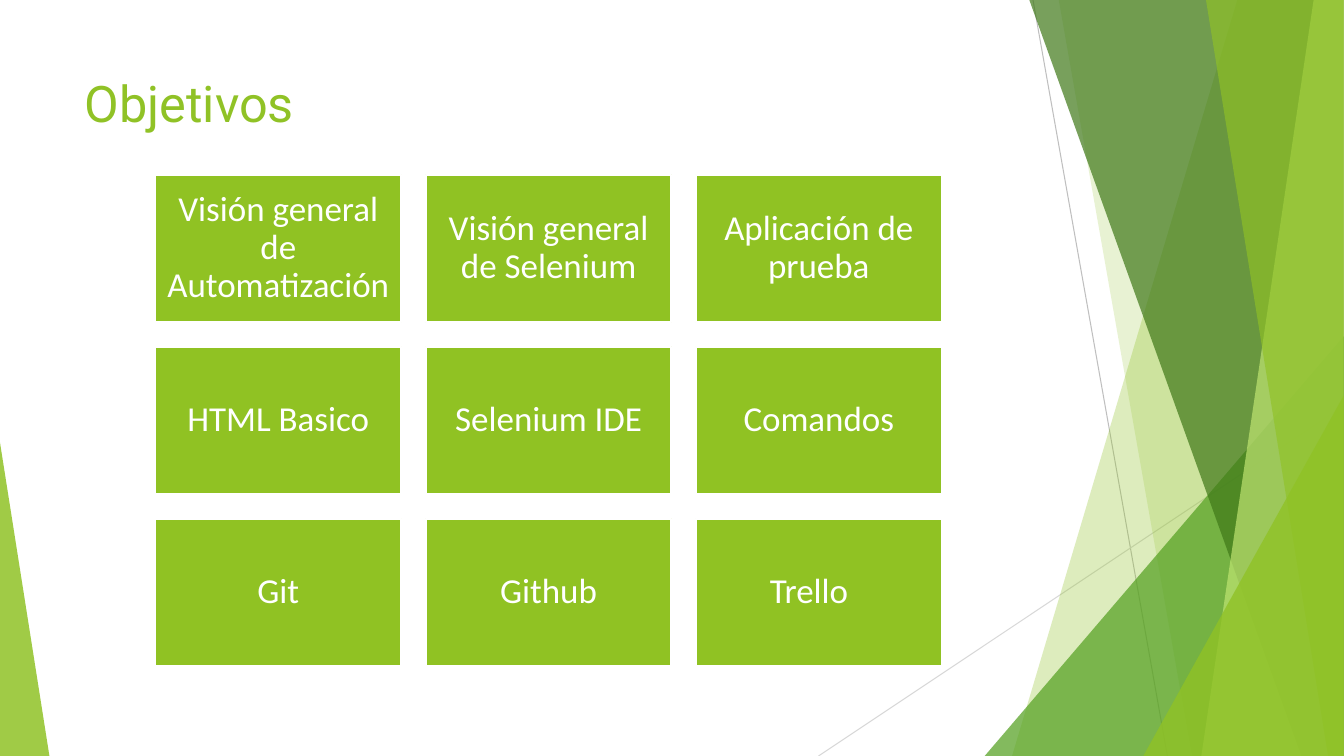
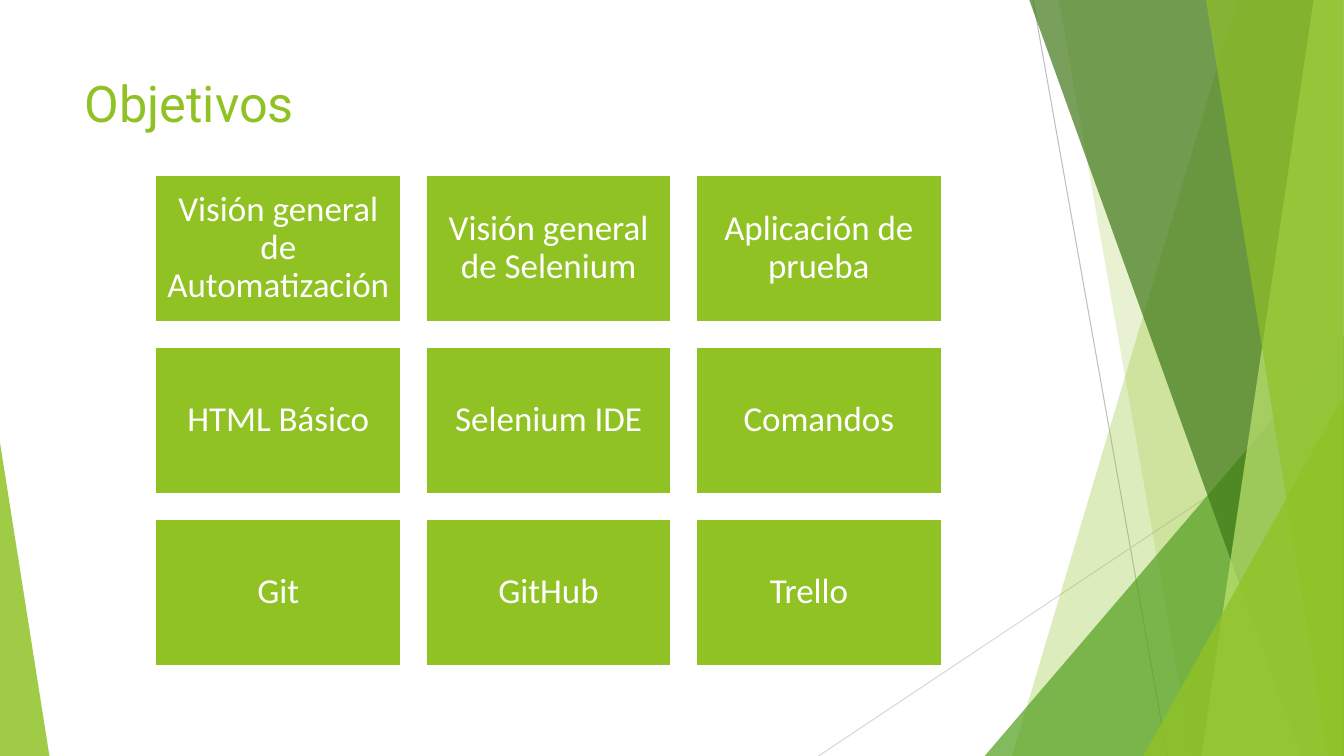
Before and after one commit to jomarnavarro/intro_automation, a slide deck: slide 2 of presentaciones/Selenium, session 1.pptx. Drawn at 1344x756 pixels with LibreOffice and Linux fonts; fonts in the diff are those of the drawing. Boxes give left, top, right and bottom in pixels: in the first picture for what was removed or moved away, otherwise in the second. Text is boxed around its words. In the diff, an @@ line names an element or a change of style, - is before the commit and + after.

```diff
--- a/presentaciones/Selenium, session 1.pptx
+++ b/presentaciones/Selenium, session 1.pptx
@@ text at [187,407,369,432]: text changed @@
-HTML Basico
+HTML Básico
@@ text at [498,578,598,604]: text changed @@
-Github
+GitHub
```
Also in this commit, not shown: 4 other slides changed, 5 slides added, 1 other file.
